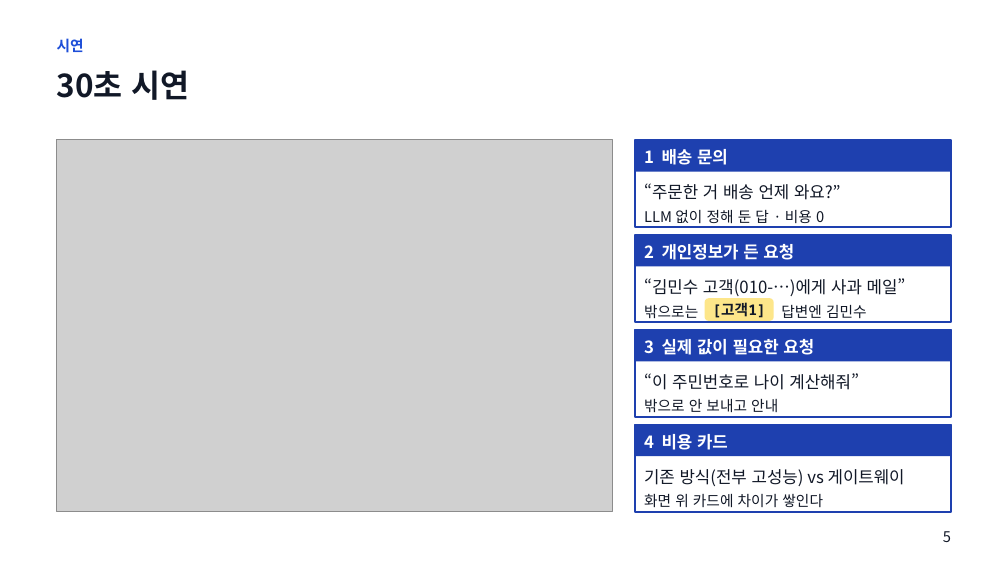
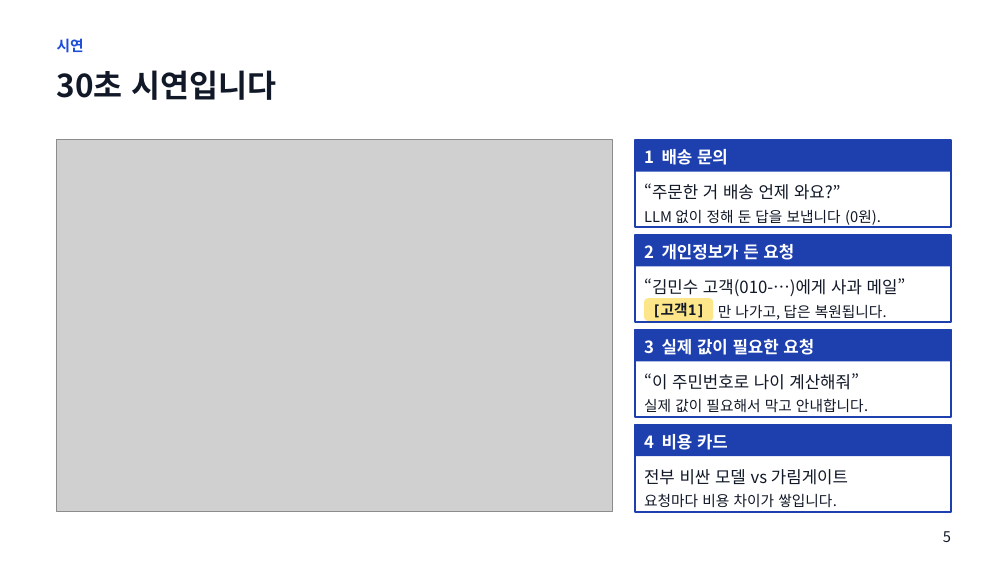
Before and after one commit to baesanggue/ai-gateway, a slide deck: slide 5 of docs/presentation/2026-11-17-garimgate.pptx. Drawn at 1008x567 pixels with LibreOffice and Linux fonts; fonts in the diff are those of the drawing; grey boxes stand for pictures. Boxes give left, top, right and bottom in pixels: in the first picture for what was removed or moved away, otherwise in the second. Text is boxed around its words. In the diff, an @@ line names an element or a change of style, - is before the commit and + after.

```diff
--- a/docs/presentation/2026-11-17-garimgate.pptx
+++ b/docs/presentation/2026-11-17-garimgate.pptx
@@ text at (x1=57, y1=70, x2=277, y2=100): text changed @@
-30초 시연
+30초 시연입니다
@@ text at (x1=644, y1=210, x2=881, y2=225): text changed @@
-LLM 없이 정해 둔 답 · 비용 0
+LLM 없이 정해 둔 답을 보냅니다 (0원).
@@ rounded rectangle "[고객1]" moved from (x1=705, y1=298, x2=774, y2=321) to (x1=644, y1=298, x2=714, y2=321) @@
@@ text removed at (x1=644, y1=305, x2=698, y2=318) @@
-밖으로는
@@ text added at (x1=718, y1=305, x2=887, y2=320), 14 pt, text #111827 @@
+만 나가고, 답은 복원됩니다.
@@ text removed at (x1=781, y1=305, x2=867, y2=318) @@
-답변엔 김민수
@@ text at (x1=644, y1=398, x2=868, y2=412): text changed @@
-밖으로 안 보내고 안내
+실제 값이 필요해서 막고 안내합니다.
@@ text at (x1=644, y1=469, x2=848, y2=485): text changed @@
-기존 방식(전부 고성능) vs 게이트웨이
+전부 비싼 모델 vs 가림게이트
@@ text at (x1=644, y1=493, x2=837, y2=507): text changed @@
-화면 위 카드에 차이가 쌓인다
+요청마다 비용 차이가 쌓입니다.
```
Also in this commit, not shown: 8 other slides changed, 1 other file.
